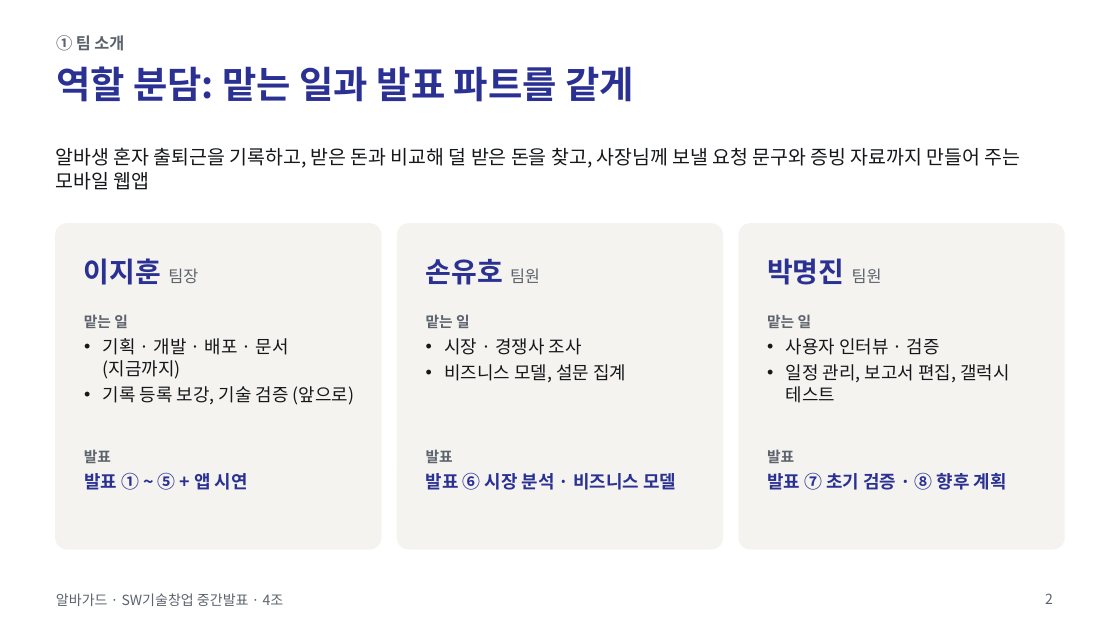
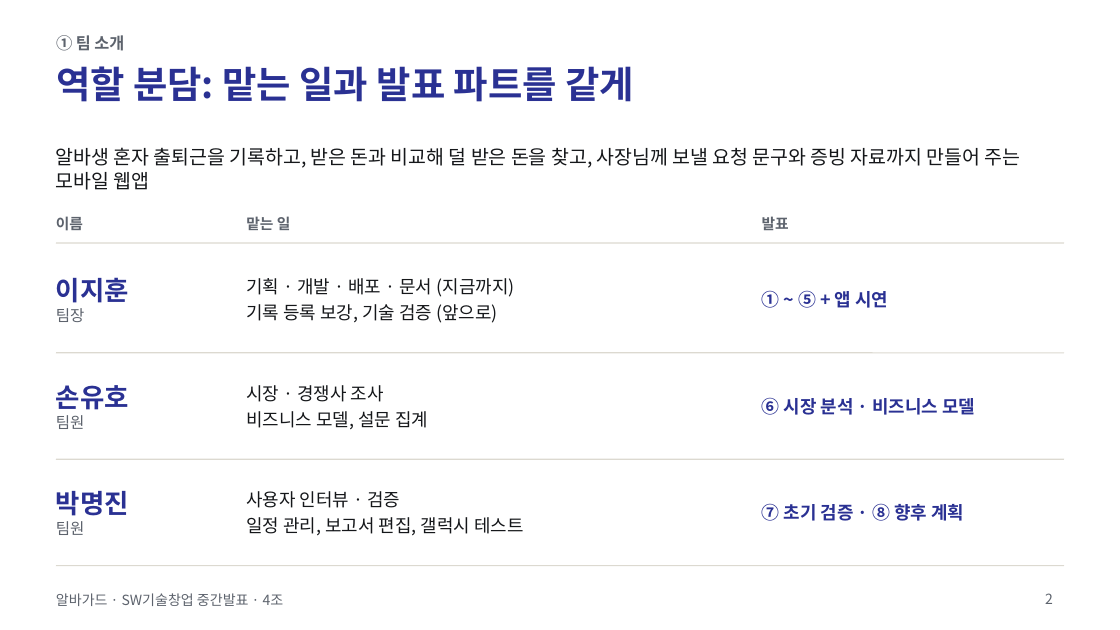
Before and after one commit to jihooni217/albaguard, a slide deck: slide 2 of docs/06_중간발표_PPT.pptx. Drawn at 1120x630 pixels with LibreOffice and Linux fonts; fonts in the diff are those of the drawing. Boxes give left, top, right and bottom in pixels: in the first picture for what was removed or moved away, otherwise in the second. Text is boxed around its words. In the diff, an @@ line names an element or a change of style, - is before the commit and + after.

```diff
--- a/docs/06_중간발표_PPT.pptx
+++ b/docs/06_중간발표_PPT.pptx
@@ text "맡는 일": place and size @@
-text "맡는 일" at bbox=[426, 314, 470, 328]
+text "맡는 일" at bbox=[246, 216, 291, 230]
@@ text "발표": place and size @@
-text "발표" at bbox=[84, 449, 111, 463]
+text "발표" at bbox=[762, 216, 789, 230]
@@ rounded rectangle removed at bbox=[56, 224, 381, 549] @@
@@ text added at bbox=[56, 216, 83, 230], 9.5 pt, text #5D636D, bold @@
+이름
@@ rounded rectangle removed at bbox=[398, 224, 722, 549] @@
@@ rounded rectangle removed at bbox=[739, 224, 1064, 549] @@
@@ line added from (56, 243) to (1064, 243), #DCD9D0 0.75 pt @@
@@ text "기획 · 개발 · 배포 ...": place and size @@
-text "기획 · 개발 · 배포 ..." at bbox=[103, 338, 355, 405]
+text "기획 · 개발 · 배포 ..." at bbox=[246, 278, 515, 323]
@@ vertical alignment top to middle in 3 elements at bbox=[762, 503, 964, 521], bbox=[762, 397, 975, 415], bbox=[762, 290, 888, 308] @@
@@ text at bbox=[56, 277, 129, 322]: text changed; size 18 to 17 pt @@
-이지훈 팀장
+이지훈
+팀장
@@ text at bbox=[762, 290, 888, 308]: text changed @@
-발표 ① ~ ⑤ + 앱 시연
+① ~ ⑤ + 앱 시연
@@ text removed at bbox=[84, 314, 128, 328] @@
-맡는 일
@@ text removed at bbox=[767, 314, 812, 328] @@
-맡는 일
@@ line added from (56, 353) to (1064, 353), #DCD9D0 0.75 pt @@
@@ text "시장 · 경쟁사 조사": place and size @@
-text "시장 · 경쟁사 조사" at bbox=[444, 338, 626, 382]
+text "시장 · 경쟁사 조사" at bbox=[246, 385, 428, 430]
@@ text at bbox=[56, 385, 129, 429]: text changed; size 18 to 17 pt @@
-손유호 팀원
+손유호
+팀원
@@ text at bbox=[762, 397, 975, 415]: text changed @@
-발표 ⑥ 시장 분석 · 비즈니스 모델
+⑥ 시장 분석 · 비즈니스 모델
@@ text removed at bbox=[426, 449, 453, 463] @@
-발표
@@ text removed at bbox=[767, 449, 794, 463] @@
-발표
@@ line added from (56, 459) to (1064, 459), #DCD9D0 0.75 pt @@
@@ bullet • to none; vertical alignment top to middle in 3 elements at bbox=[246, 385, 428, 430], bbox=[246, 278, 515, 323], bbox=[246, 491, 523, 536] @@
@@ text "사용자 인터뷰 · 검증": place and size @@
-text "사용자 인터뷰 · 검증" at bbox=[786, 338, 1009, 403]
+text "사용자 인터뷰 · 검증" at bbox=[246, 491, 523, 536]
@@ text at bbox=[56, 491, 129, 535]: text changed; size 18 to 17 pt @@
-박명진 팀원
+박명진
+팀원
@@ text at bbox=[762, 503, 964, 521]: text changed @@
-발표 ⑦ 초기 검증 · ⑧ 향후 계획
+⑦ 초기 검증 · ⑧ 향후 계획
@@ line added from (56, 566) to (1064, 566), #DCD9D0 0.75 pt @@
```
Also in this commit, not shown: 7 other slides changed, 5 other files.
